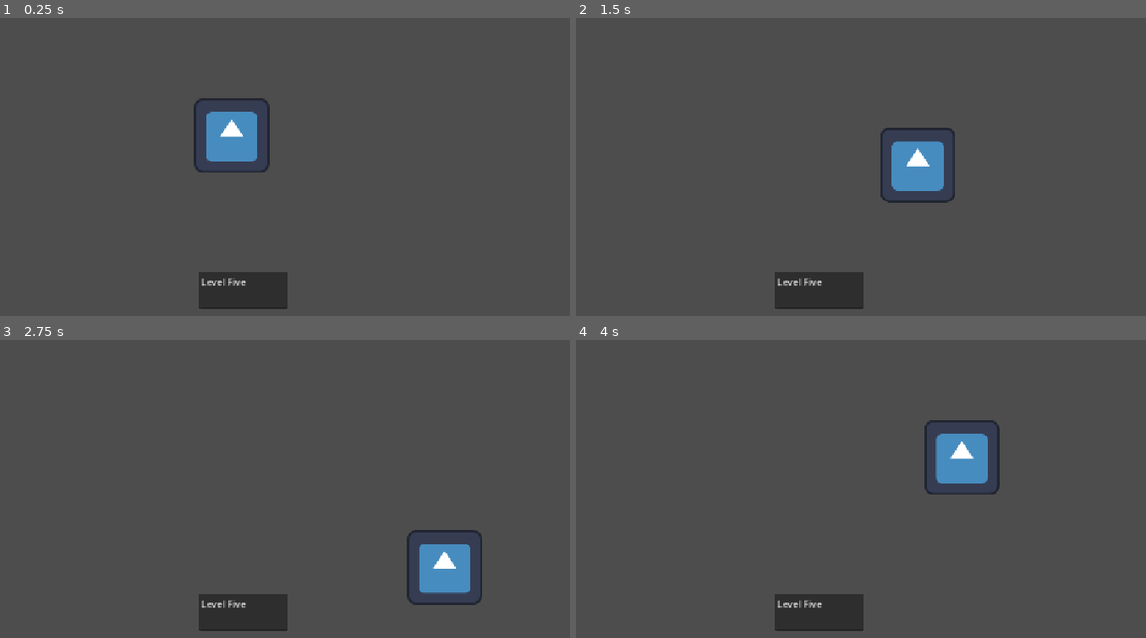
Above: before the commit, frames 1-4 (two rows, left to right).
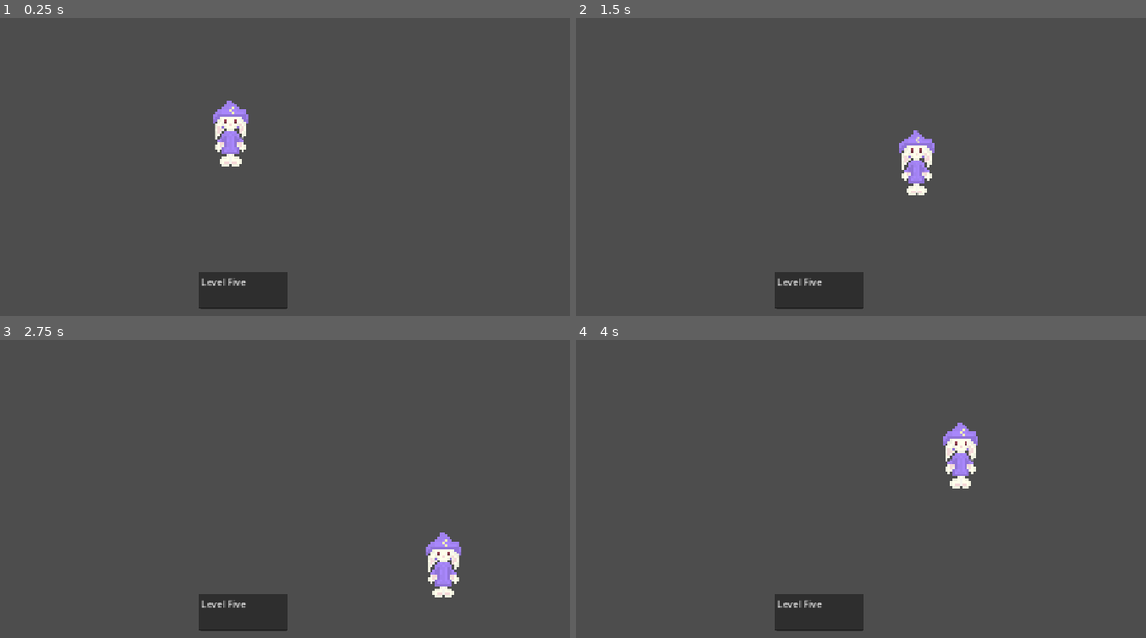
Above: after the commit, the same moments.

Repository: RuLop816/gamejam-innosoft-2025
Game: Godot game, scene res://scenes/level_five.tscn
The game is run twice, just before and just after one commit, with the same random seed, the same clock (stepped at 60 frames per second) and the same inputs. This scene is started directly instead of the project's main scene. The engine's default icon, where the game draws it, is replaced by a stand-in: a white triangle on a blue panel in a dark square.
Inputs:
- Up to frame 1 (0.25 s): no input
- Up to frame 2 (1.5 s): tap Enter at 0.5 s; hold D (Right) 0.53-1.28 s; hold S (Down) from 1.28 s (still down)
- Up to frame 3 (2.75 s): release S (Down) at 2.03 s; hold D (Right) from 2.03 s (still down)
- Up to frame 4 (4 s): release D (Right) at 2.78 s; hold W (Up) 2.78-3.53 s; hold A (Left) from 3.53 s (still down)

The runs differ from the first frame. In frame 1, 2.0% of the frame differs, in the area x 33-48%, y 26-52%; in frame 2, 2.1%; in frame 3, 2.0%; in frame 4, 2.1%, in the area x 61-75%, y 26-52%.

Commit message:
Menu de pausa terminado en todas las escenas

Diff:
--- a/scenes/level_five.tscn
+++ b/scenes/level_five.tscn
@@ -1,13 +1,10 @@
-[gd_scene load_steps=8 format=3 uid="uid://b2xbb8i816dfs"]
+[gd_scene load_steps=7 format=3 uid="uid://b2xbb8i816dfs"]
 
 [ext_resource type="Script" uid="uid://w0n6xaqdwp3h" path="res://scripts/level.gd" id="1_tl35j"]
-[ext_resource type="Script" uid="uid://blpy2dp2eioj8" path="res://scripts/main_character.gd" id="2_n5wxc"]
-[ext_resource type="Texture2D" uid="uid://rjlbntdsc3tn" path="res://images/icon.svg" id="3_vohjo"]
+[ext_resource type="PackedScene" uid="uid://c88gwi4clf313" path="res://scenes/main_character.tscn" id="2_n5wxc"]
 [ext_resource type="Script" uid="uid://dkol52t02r16c" path="res://scripts/door.gd" id="4_cqmwe"]
+[ext_resource type="PackedScene" uid="uid://drq3pw6yp3je0" path="res://scenes/walls.tscn" id="4_vohjo"]
 [ext_resource type="PackedScene" uid="uid://cvn0lseqopj48" path="res://scenes/pause_menu.tscn" id="5_n5wxc"]
-
-[sub_resource type="RectangleShape2D" id="RectangleShape2D_bhu28"]
-size = Vector2(128, 128)
 
 [sub_resource type="SegmentShape2D" id="SegmentShape2D_843q2"]
 b = Vector2(128, 0)
@@ -15,15 +12,9 @@
 [node name="Node2D" type="Node2D"]
 script = ExtResource("1_tl35j")
 
-[node name="MainCharacter" type="CharacterBody2D" parent="."]
-position = Vector2(576, 320)
-script = ExtResource("2_n5wxc")
+[node name="MainCharacter" parent="." instance=ExtResource("2_n5wxc")]
 
-[node name="Sprite2D" type="Sprite2D" parent="MainCharacter"]
-texture = ExtResource("3_vohjo")
-
-[node name="CollisionShape2D" type="CollisionShape2D" parent="MainCharacter"]
-shape = SubResource("RectangleShape2D_bhu28")
+[node name="Walls" parent="." instance=ExtResource("4_vohjo")]
 
 [node name="DoorFiveLvl" type="Area2D" parent="."]
 position = Vector2(512, 32)
@@ -43,18 +34,6 @@
 offset_right = 1152.0
 offset_bottom = 648.0
 
-[node name="PauseMenu" parent="UI" instance=ExtResource("5_n5wxc")]
-layout_mode = 1
-anchors_preset = 8
-anchor_left = 0.5
-anchor_top = 0.5
-anchor_right = 0.5
-anchor_bottom = 0.5
-offset_left = 0.0
-offset_top = 0.0
-offset_right = 0.0
-offset_bottom = 0.0
-
 [node name="TextEdit" type="TextEdit" parent="UI"]
 layout_mode = 1
 anchors_preset = -1
@@ -68,4 +47,16 @@
 offset_bottom = 32.151978
 text = "Level Five"
 
+[node name="PauseMenu" parent="UI" instance=ExtResource("5_n5wxc")]
+layout_mode = 1
+anchors_preset = 8
+anchor_left = 0.5
+anchor_top = 0.5
+anchor_right = 0.5
+anchor_bottom = 0.5
+offset_left = 0.0
+offset_top = 0.0
+offset_right = 0.0
+offset_bottom = 0.0
+
 [connection signal="body_shape_entered" from="DoorFiveLvl" to="DoorFiveLvl" method="_on_body_shape_entered"]
--- a/scenes/level_four.tscn
+++ b/scenes/level_four.tscn
@@ -1,13 +1,10 @@
-[gd_scene load_steps=8 format=3 uid="uid://c3748p5shwjmk"]
+[gd_scene load_steps=7 format=3 uid="uid://c3748p5shwjmk"]
 
 [ext_resource type="Script" uid="uid://w0n6xaqdwp3h" path="res://scripts/level.gd" id="1_bxape"]
-[ext_resource type="Script" uid="uid://blpy2dp2eioj8" path="res://scripts/main_character.gd" id="2_wl4gn"]
-[ext_resource type="Texture2D" uid="uid://rjlbntdsc3tn" path="res://images/icon.svg" id="3_qlnma"]
+[ext_resource type="PackedScene" uid="uid://c88gwi4clf313" path="res://scenes/main_character.tscn" id="2_wl4gn"]
 [ext_resource type="Script" uid="uid://dkol52t02r16c" path="res://scripts/door.gd" id="4_5mgce"]
+[ext_resource type="PackedScene" uid="uid://drq3pw6yp3je0" path="res://scenes/walls.tscn" id="4_qlnma"]
 [ext_resource type="PackedScene" uid="uid://cvn0lseqopj48" path="res://scenes/pause_menu.tscn" id="5_wl4gn"]
-
-[sub_resource type="RectangleShape2D" id="RectangleShape2D_bhu28"]
-size = Vector2(128, 128)
 
 [sub_resource type="SegmentShape2D" id="SegmentShape2D_843q2"]
 b = Vector2(128, 0)
@@ -15,15 +12,9 @@
 [node name="Node2D" type="Node2D"]
 script = ExtResource("1_bxape")
 
-[node name="MainCharacter" type="CharacterBody2D" parent="."]
-position = Vector2(576, 320)
-script = ExtResource("2_wl4gn")
+[node name="MainCharacter" parent="." instance=ExtResource("2_wl4gn")]
 
-[node name="Sprite2D" type="Sprite2D" parent="MainCharacter"]
-texture = ExtResource("3_qlnma")
-
-[node name="CollisionShape2D" type="CollisionShape2D" parent="MainCharacter"]
-shape = SubResource("RectangleShape2D_bhu28")
+[node name="Walls" parent="." instance=ExtResource("4_qlnma")]
 
 [node name="DoorFourLvl" type="Area2D" parent="."]
 position = Vector2(512, 32)
@@ -43,18 +34,6 @@
 offset_right = 1152.0
 offset_bottom = 648.0
 
-[node name="PauseMenu" parent="UI" instance=ExtResource("5_wl4gn")]
-layout_mode = 1
-anchors_preset = 8
-anchor_left = 0.5
-anchor_top = 0.5
-anchor_right = 0.5
-anchor_bottom = 0.5
-offset_left = 0.0
-offset_top = 0.0
-offset_right = 0.0
-offset_bottom = 0.0
-
 [node name="TextEdit" type="TextEdit" parent="UI"]
 layout_mode = 1
 anchors_preset = -1
@@ -68,4 +47,16 @@
 offset_bottom = 32.151978
 text = "Level Four"
 
+[node name="PauseMenu" parent="UI" instance=ExtResource("5_wl4gn")]
+layout_mode = 1
+anchors_preset = 8
+anchor_left = 0.5
+anchor_top = 0.5
+anchor_right = 0.5
+anchor_bottom = 0.5
+offset_left = 0.0
+offset_top = 0.0
+offset_right = 0.0
+offset_bottom = 0.0
+
 [connection signal="body_shape_entered" from="DoorFourLvl" to="DoorFourLvl" method="_on_body_shape_entered"]
--- a/scenes/level_one.tscn
+++ b/scenes/level_one.tscn
@@ -1,13 +1,10 @@
-[gd_scene load_steps=8 format=3 uid="uid://dl6u2qyfd34xt"]
+[gd_scene load_steps=7 format=3 uid="uid://dl6u2qyfd34xt"]
 
 [ext_resource type="Script" uid="uid://w0n6xaqdwp3h" path="res://scripts/level.gd" id="1_cd1xg"]
-[ext_resource type="Script" uid="uid://blpy2dp2eioj8" path="res://scripts/main_character.gd" id="2_5rfim"]
+[ext_resource type="PackedScene" uid="uid://c88gwi4clf313" path="res://scenes/main_character.tscn" id="2_r4wdr"]
 [ext_resource type="Script" uid="uid://dkol52t02r16c" path="res://scripts/door.gd" id="2_t18mc"]
-[ext_resource type="Texture2D" uid="uid://rjlbntdsc3tn" path="res://images/icon.svg" id="3_r4wdr"]
+[ext_resource type="PackedScene" uid="uid://drq3pw6yp3je0" path="res://scenes/walls.tscn" id="4_bhu28"]
 [ext_resource type="PackedScene" uid="uid://cvn0lseqopj48" path="res://scenes/pause_menu.tscn" id="5_r4wdr"]
-
-[sub_resource type="RectangleShape2D" id="RectangleShape2D_bhu28"]
-size = Vector2(128, 128)
 
 [sub_resource type="SegmentShape2D" id="SegmentShape2D_843q2"]
 b = Vector2(128, 0)
@@ -15,15 +12,9 @@
 [node name="Node2D" type="Node2D"]
 script = ExtResource("1_cd1xg")
 
-[node name="MainCharacter" type="CharacterBody2D" parent="."]
-position = Vector2(576, 320)
-script = ExtResource("2_5rfim")
+[node name="MainCharacter" parent="." instance=ExtResource("2_r4wdr")]
 
-[node name="Sprite2D" type="Sprite2D" parent="MainCharacter"]
-texture = ExtResource("3_r4wdr")
-
-[node name="CollisionShape2D" type="CollisionShape2D" parent="MainCharacter"]
-shape = SubResource("RectangleShape2D_bhu28")
+[node name="Walls" parent="." instance=ExtResource("4_bhu28")]
 
 [node name="DoorOneLvl" type="Area2D" parent="."]
 position = Vector2(512, 32)
@@ -43,18 +34,6 @@
 offset_right = 1152.0
 offset_bottom = 648.0
 
-[node name="PauseMenu" parent="UI" instance=ExtResource("5_r4wdr")]
-layout_mode = 1
-anchors_preset = 8
-anchor_left = 0.5
-anchor_top = 0.5
-anchor_right = 0.5
-anchor_bottom = 0.5
-offset_left = 0.0
-offset_top = 0.0
-offset_right = 0.0
-offset_bottom = 0.0
-
 [node name="TextEdit" type="TextEdit" parent="UI"]
 layout_mode = 1
 anchors_preset = -1
@@ -68,4 +47,16 @@
 offset_bottom = 32.151978
 text = "Level One"
 
+[node name="PauseMenu" parent="UI" instance=ExtResource("5_r4wdr")]
+layout_mode = 1
+anchors_preset = 8
+anchor_left = 0.5
+anchor_top = 0.5
+anchor_right = 0.5
+anchor_bottom = 0.5
+offset_left = 0.0
+offset_top = 0.0
+offset_right = 0.0
+offset_bottom = 0.0
+
 [connection signal="body_shape_entered" from="DoorOneLvl" to="DoorOneLvl" method="_on_body_shape_entered"]
--- a/scenes/level_six.tscn
+++ b/scenes/level_six.tscn
@@ -1,13 +1,10 @@
-[gd_scene load_steps=8 format=3 uid="uid://n3ehr2ss0dth"]
+[gd_scene load_steps=7 format=3 uid="uid://n3ehr2ss0dth"]
 
 [ext_resource type="Script" uid="uid://w0n6xaqdwp3h" path="res://scripts/level.gd" id="1_rjblw"]
-[ext_resource type="Script" uid="uid://blpy2dp2eioj8" path="res://scripts/main_character.gd" id="2_qd7qr"]
-[ext_resource type="Texture2D" uid="uid://rjlbntdsc3tn" path="res://images/icon.svg" id="3_ijsq2"]
+[ext_resource type="PackedScene" uid="uid://c88gwi4clf313" path="res://scenes/main_character.tscn" id="2_qd7qr"]
+[ext_resource type="PackedScene" uid="uid://drq3pw6yp3je0" path="res://scenes/walls.tscn" id="4_ijsq2"]
 [ext_resource type="Script" uid="uid://dkol52t02r16c" path="res://scripts/door.gd" id="4_q3apq"]
 [ext_resource type="PackedScene" uid="uid://cvn0lseqopj48" path="res://scenes/pause_menu.tscn" id="5_qd7qr"]
-
-[sub_resource type="RectangleShape2D" id="RectangleShape2D_bhu28"]
-size = Vector2(128, 128)
 
 [sub_resource type="SegmentShape2D" id="SegmentShape2D_843q2"]
 b = Vector2(128, 0)
@@ -15,15 +12,9 @@
 [node name="Node2D" type="Node2D"]
 script = ExtResource("1_rjblw")
 
-[node name="MainCharacter" type="CharacterBody2D" parent="."]
-position = Vector2(576, 320)
-script = ExtResource("2_qd7qr")
+[node name="MainCharacter" parent="." instance=ExtResource("2_qd7qr")]
 
-[node name="Sprite2D" type="Sprite2D" parent="MainCharacter"]
-texture = ExtResource("3_ijsq2")
-
-[node name="CollisionShape2D" type="CollisionShape2D" parent="MainCharacter"]
-shape = SubResource("RectangleShape2D_bhu28")
+[node name="Walls" parent="." instance=ExtResource("4_ijsq2")]
 
 [node name="DoorSixLvl" type="Area2D" parent="."]
 position = Vector2(512, 32)
@@ -43,18 +34,6 @@
 offset_right = 1152.0
 offset_bottom = 648.0
 
-[node name="PauseMenu" parent="UI" instance=ExtResource("5_qd7qr")]
-layout_mode = 1
-anchors_preset = 8
-anchor_left = 0.5
-anchor_top = 0.5
-anchor_right = 0.5
-anchor_bottom = 0.5
-offset_left = 0.0
-offset_top = 0.0
-offset_right = 0.0
-offset_bottom = 0.0
-
 [node name="TextEdit" type="TextEdit" parent="UI"]
 layout_mode = 1
 anchors_preset = -1
@@ -68,4 +47,16 @@
 offset_bottom = 32.151978
 text = "Level Six"
 
+[node name="PauseMenu" parent="UI" instance=ExtResource("5_qd7qr")]
+layout_mode = 1
+anchors_preset = 8
+anchor_left = 0.5
+anchor_top = 0.5
+anchor_right = 0.5
+anchor_bottom = 0.5
+offset_left = 0.0
+offset_top = 0.0
+offset_right = 0.0
+offset_bottom = 0.0
+
 [connection signal="body_shape_entered" from="DoorSixLvl" to="DoorSixLvl" method="_on_body_shape_entered"]
--- a/scenes/level_three.tscn
+++ b/scenes/level_three.tscn
@@ -1,13 +1,10 @@
-[gd_scene load_steps=8 format=3 uid="uid://b7omxb20balob"]
+[gd_scene load_steps=7 format=3 uid="uid://b7omxb20balob"]
 
 [ext_resource type="Script" uid="uid://w0n6xaqdwp3h" path="res://scripts/level.gd" id="1_ol28e"]
-[ext_resource type="Script" uid="uid://blpy2dp2eioj8" path="res://scripts/main_character.gd" id="2_jyw0m"]
-[ext_resource type="Texture2D" uid="uid://rjlbntdsc3tn" path="res://images/icon.svg" id="3_87c5r"]
+[ext_resource type="PackedScene" uid="uid://c88gwi4clf313" path="res://scenes/main_character.tscn" id="2_jyw0m"]
+[ext_resource type="PackedScene" uid="uid://drq3pw6yp3je0" path="res://scenes/walls.tscn" id="4_87c5r"]
 [ext_resource type="Script" uid="uid://dkol52t02r16c" path="res://scripts/door.gd" id="4_yguh4"]
 [ext_resource type="PackedScene" uid="uid://cvn0lseqopj48" path="res://scenes/pause_menu.tscn" id="5_jyw0m"]
-
-[sub_resource type="RectangleShape2D" id="RectangleShape2D_bhu28"]
-size = Vector2(128, 128)
 
 [sub_resource type="SegmentShape2D" id="SegmentShape2D_843q2"]
 b = Vector2(128, 0)
@@ -15,15 +12,9 @@
 [node name="Node2D" type="Node2D"]
 script = ExtResource("1_ol28e")
 
-[node name="MainCharacter" type="CharacterBody2D" parent="."]
-position = Vector2(576, 320)
-script = ExtResource("2_jyw0m")
+[node name="MainCharacter" parent="." instance=ExtResource("2_jyw0m")]
 
-[node name="Sprite2D" type="Sprite2D" parent="MainCharacter"]
-texture = ExtResource("3_87c5r")
-
-[node name="CollisionShape2D" type="CollisionShape2D" parent="MainCharacter"]
-shape = SubResource("RectangleShape2D_bhu28")
+[node name="Walls" parent="." instance=ExtResource("4_87c5r")]
 
 [node name="DoorThreeLvl" type="Area2D" parent="."]
 position = Vector2(512, 32)
@@ -43,18 +34,6 @@
 offset_right = 1152.0
 offset_bottom = 648.0
 
-[node name="PauseMenu" parent="UI" instance=ExtResource("5_jyw0m")]
-layout_mode = 1
-anchors_preset = 8
-anchor_left = 0.5
-anchor_top = 0.5
-anchor_right = 0.5
-anchor_bottom = 0.5
-offset_left = 0.0
-offset_top = 0.0
-offset_right = 0.0
-offset_bottom = 0.0
-
 [node name="TextEdit" type="TextEdit" parent="UI"]
 layout_mode = 1
 anchors_preset = -1
@@ -68,4 +47,16 @@
 offset_bottom = 32.151978
 text = "Level Three"
 
+[node name="PauseMenu" parent="UI" instance=ExtResource("5_jyw0m")]
+layout_mode = 1
+anchors_preset = 8
+anchor_left = 0.5
+anchor_top = 0.5
+anchor_right = 0.5
+anchor_bottom = 0.5
+offset_left = 0.0
+offset_top = 0.0
+offset_right = 0.0
+offset_bottom = 0.0
+
 [connection signal="body_shape_entered" from="DoorThreeLvl" to="DoorThreeLvl" method="_on_body_shape_entered"]
--- a/scenes/level_two.tscn
+++ b/scenes/level_two.tscn
@@ -1,13 +1,10 @@
-[gd_scene load_steps=8 format=3 uid="uid://dcbvs3gv8msq1"]
+[gd_scene load_steps=7 format=3 uid="uid://dcbvs3gv8msq1"]
 
 [ext_resource type="Script" uid="uid://w0n6xaqdwp3h" path="res://scripts/level.gd" id="1_kkfyh"]
-[ext_resource type="Script" uid="uid://blpy2dp2eioj8" path="res://scripts/main_character.gd" id="2_4yacq"]
-[ext_resource type="Texture2D" uid="uid://rjlbntdsc3tn" path="res://images/icon.svg" id="3_mmtqo"]
+[ext_resource type="PackedScene" uid="uid://c88gwi4clf313" path="res://scenes/main_character.tscn" id="2_4yacq"]
 [ext_resource type="Script" uid="uid://dkol52t02r16c" path="res://scripts/door.gd" id="4_l7e5k"]
+[ext_resource type="PackedScene" uid="uid://drq3pw6yp3je0" path="res://scenes/walls.tscn" id="4_mmtqo"]
 [ext_resource type="PackedScene" uid="uid://cvn0lseqopj48" path="res://scenes/pause_menu.tscn" id="5_4yacq"]
-
-[sub_resource type="RectangleShape2D" id="RectangleShape2D_bhu28"]
-size = Vector2(128, 128)
 
 [sub_resource type="SegmentShape2D" id="SegmentShape2D_843q2"]
 b = Vector2(128, 0)
@@ -15,15 +12,9 @@
 [node name="Node2D" type="Node2D"]
 script = ExtResource("1_kkfyh")
 
-[node name="MainCharacter" type="CharacterBody2D" parent="."]
-position = Vector2(576, 320)
-script = ExtResource("2_4yacq")
+[node name="MainCharacter" parent="." instance=ExtResource("2_4yacq")]
 
-[node name="Sprite2D" type="Sprite2D" parent="MainCharacter"]
-texture = ExtResource("3_mmtqo")
-
-[node name="CollisionShape2D" type="CollisionShape2D" parent="MainCharacter"]
-shape = SubResource("RectangleShape2D_bhu28")
+[node name="Walls" parent="." instance=ExtResource("4_mmtqo")]
 
 [node name="DoorTwoLvl" type="Area2D" parent="."]
 position = Vector2(512, 32)
@@ -43,18 +34,6 @@
 offset_right = 1152.0
 offset_bottom = 648.0
 
-[node name="PauseMenu" parent="UI" instance=ExtResource("5_4yacq")]
-layout_mode = 1
-anchors_preset = 8
-anchor_left = 0.5
-anchor_top = 0.5
-anchor_right = 0.5
-anchor_bottom = 0.5
-offset_left = 0.0
-offset_top = 0.0
-offset_right = 0.0
-offset_bottom = 0.0
-
 [node name="TextEdit" type="TextEdit" parent="UI"]
 layout_mode = 1
 anchors_preset = -1
@@ -68,4 +47,16 @@
 offset_bottom = 32.151978
 text = "Level Two"
 
+[node name="PauseMenu" parent="UI" instance=ExtResource("5_4yacq")]
+layout_mode = 1
+anchors_preset = 8
+anchor_left = 0.5
+anchor_top = 0.5
+anchor_right = 0.5
+anchor_bottom = 0.5
+offset_left = 0.0
+offset_top = 0.0
+offset_right = 0.0
+offset_bottom = 0.0
+
 [connection signal="body_shape_entered" from="DoorTwoLvl" to="DoorTwoLvl" method="_on_body_shape_entered"]
--- /dev/null
+++ b/scenes/main_character.tscn
@@ -0,0 +1,21 @@
+[gd_scene load_steps=4 format=3 uid="uid://c88gwi4clf313"]
+
+[ext_resource type="Script" uid="uid://blpy2dp2eioj8" path="res://scripts/main_character.gd" id="1_ig48j"]
+[ext_resource type="Texture2D" uid="uid://dqn24josy2wpe" path="res://images/conejo.png" id="2_tqm6u"]
+
+[sub_resource type="RectangleShape2D" id="RectangleShape2D_e6tc2"]
+size = Vector2(64, 120)
+
+[node name="Node2D" type="Node2D"]
+
+[node name="MainCharacter" type="CharacterBody2D" parent="."]
+position = Vector2(576, 320)
+script = ExtResource("1_ig48j")
+
+[node name="Sprite2D" type="Sprite2D" parent="MainCharacter"]
+scale = Vector2(0.24999999, 0.24999999)
+texture = ExtResource("2_tqm6u")
+
+[node name="CollisionShape2D" type="CollisionShape2D" parent="MainCharacter"]
+position = Vector2(0, -4)
+shape = SubResource("RectangleShape2D_e6tc2")
--- a/scenes/main_hall.tscn
+++ b/scenes/main_hall.tscn
@@ -1,22 +1,11 @@
-[gd_scene load_steps=13 format=3 uid="uid://cf0bp8ux5c600"]
+[gd_scene load_steps=8 format=3 uid="uid://cf0bp8ux5c600"]
 
-[ext_resource type="Script" uid="uid://blpy2dp2eioj8" path="res://scripts/main_character.gd" id="1_cptfm"]
 [ext_resource type="Script" uid="uid://5fpchmg2h06t" path="res://scripts/main_hall.gd" id="1_wf2n6"]
+[ext_resource type="PackedScene" uid="uid://c88gwi4clf313" path="res://scenes/main_character.tscn" id="2_ok7ty"]
 [ext_resource type="Script" uid="uid://b1345xxthxwfi" path="res://scripts/dice_number.gd" id="3_muuyn"]
-[ext_resource type="Texture2D" uid="uid://dqn24josy2wpe" path="res://images/conejo.png" id="3_wf2n6"]
+[ext_resource type="PackedScene" uid="uid://drq3pw6yp3je0" path="res://scenes/walls.tscn" id="4_3p60x"]
 [ext_resource type="Script" uid="uid://dkol52t02r16c" path="res://scripts/door.gd" id="5_wf2n6"]
 [ext_resource type="PackedScene" uid="uid://cvn0lseqopj48" path="res://scenes/pause_menu.tscn" id="6_ok7ty"]
-
-[sub_resource type="RectangleShape2D" id="RectangleShape2D_jdg2m"]
-size = Vector2(128, 128)
-
-[sub_resource type="WorldBoundaryShape2D" id="WorldBoundaryShape2D_r0811"]
-
-[sub_resource type="WorldBoundaryShape2D" id="WorldBoundaryShape2D_hcujj"]
-
-[sub_resource type="WorldBoundaryShape2D" id="WorldBoundaryShape2D_rftnj"]
-
-[sub_resource type="WorldBoundaryShape2D" id="WorldBoundaryShape2D_0or06"]
 
 [sub_resource type="RectangleShape2D" id="RectangleShape2D_wf2n6"]
 size = Vector2(128, 42)
@@ -24,46 +13,9 @@
 [node name="Node2D" type="Node2D"]
 script = ExtResource("1_wf2n6")
 
-[node name="MainCharacter" type="CharacterBody2D" parent="."]
-position = Vector2(576, 320)
-script = ExtResource("1_cptfm")
+[node name="MainCharacter" parent="." instance=ExtResource("2_ok7ty")]
 
-[node name="Sprite2D" type="Sprite2D" parent="MainCharacter"]
-scale = Vector2(0.24999999, 0.24999999)
-texture = ExtResource("3_wf2n6")
-
-[node name="CollisionShape2D" type="CollisionShape2D" parent="MainCharacter"]
-shape = SubResource("RectangleShape2D_jdg2m")
-
-[node name="BottomWall" type="StaticBody2D" parent="."]
-scale = Vector2(-1035194.94, -0.3413504)
-
-[node name="CollisionShape2D" type="CollisionShape2D" parent="BottomWall"]
-scale = Vector2(9128.245, 0.9611125)
-shape = SubResource("WorldBoundaryShape2D_r0811")
-
-[node name="UpperWall" type="StaticBody2D" parent="."]
-
-[node name="CollisionShape2D" type="CollisionShape2D" parent="UpperWall"]
-rotation = 1.5707964
-scale = Vector2(-113.68911, 0.5358615)
-shape = SubResource("WorldBoundaryShape2D_hcujj")
-
-[node name="LeftWall" type="StaticBody2D" parent="."]
-position = Vector2(1152, 648)
-
-[node name="CollisionShape2D" type="CollisionShape2D" parent="LeftWall"]
-scale = Vector2(163013.73, 0.3136441)
-shape = SubResource("WorldBoundaryShape2D_rftnj")
-
-[node name="RightWall" type="StaticBody2D" parent="."]
-position = Vector2(1152, 648)
-scale = Vector2(1.3913163, 9.653777)
-
-[node name="CollisionShape2D" type="CollisionShape2D" parent="RightWall"]
-rotation = 1.5707964
-scale = Vector2(51.6901, -0.14445277)
-shape = SubResource("WorldBoundaryShape2D_0or06")
+[node name="Walls" parent="." instance=ExtResource("4_3p60x")]
 
 [node name="Doors" type="Node2D" parent="."]
 
--- /dev/null
+++ b/scenes/walls.tscn
@@ -0,0 +1,41 @@
+[gd_scene load_steps=5 format=3 uid="uid://drq3pw6yp3je0"]
+
+[sub_resource type="WorldBoundaryShape2D" id="WorldBoundaryShape2D_def3t"]
+
+[sub_resource type="WorldBoundaryShape2D" id="WorldBoundaryShape2D_yax5h"]
+
+[sub_resource type="WorldBoundaryShape2D" id="WorldBoundaryShape2D_0lpna"]
+
+[sub_resource type="WorldBoundaryShape2D" id="WorldBoundaryShape2D_exnah"]
+
+[node name="Node2D" type="Node2D"]
+
+[node name="BottomWall" type="StaticBody2D" parent="."]
+scale = Vector2(-1035194.94, -0.3413504)
+
+[node name="CollisionShape2D" type="CollisionShape2D" parent="BottomWall"]
+scale = Vector2(9128.245, 0.9611125)
+shape = SubResource("WorldBoundaryShape2D_def3t")
+
+[node name="UpperWall" type="StaticBody2D" parent="."]
+
+[node name="CollisionShape2D" type="CollisionShape2D" parent="UpperWall"]
+rotation = 1.5707964
+scale = Vector2(-113.68911, 0.5358615)
+shape = SubResource("WorldBoundaryShape2D_yax5h")
+
+[node name="LeftWall" type="StaticBody2D" parent="."]
+position = Vector2(1152, 648)
+
+[node name="CollisionShape2D" type="CollisionShape2D" parent="LeftWall"]
+scale = Vector2(163013.73, 0.3136441)
+shape = SubResource("WorldBoundaryShape2D_0lpna")
+
+[node name="RightWall" type="StaticBody2D" parent="."]
+position = Vector2(1152, 648)
+scale = Vector2(1.3913163, 9.653777)
+
+[node name="CollisionShape2D" type="CollisionShape2D" parent="RightWall"]
+rotation = 1.5707964
+scale = Vector2(51.6901, -0.14445277)
+shape = SubResource("WorldBoundaryShape2D_exnah")
